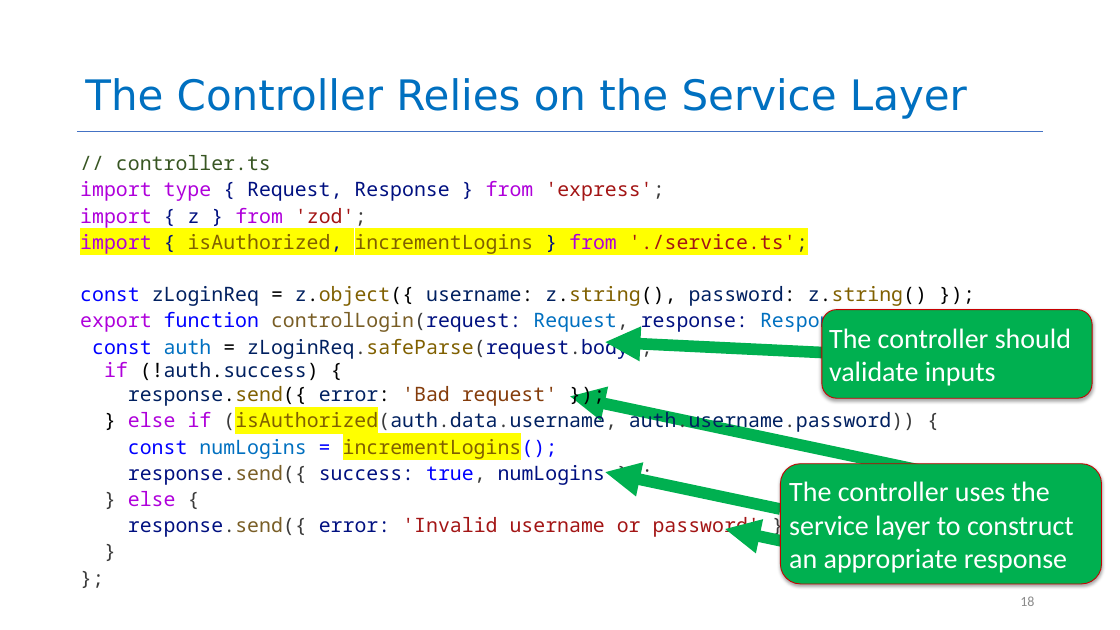
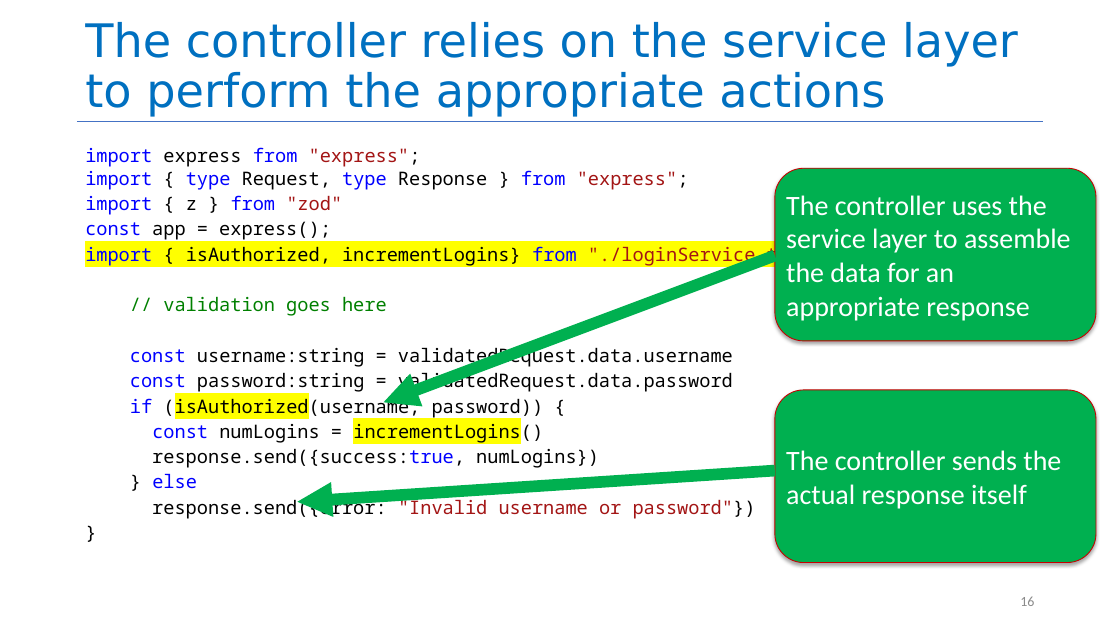
Before and after one commit to neu-se/CS4530-Fall-2026, a slide deck: slide 16 of Slides/Module 04 Web Application Architecture.pptx (slide 18 before the commit). Drawn at 1120x630 pixels with LibreOffice and Linux fonts; fonts in the diff are those of the drawing. Boxes give left, top, right and bottom in pixels: in the first picture for what was removed or moved away, otherwise in the second. Text is boxed around its words. In the diff, an @@ line names an element or a change of style, - is before the commit and + after.

```diff
--- a/Slides/Module 04 Web Application Architecture.pptx
+++ b/Slides/Module 04 Web Application Architecture.pptx
@@ title at (x1=85, y1=22, x2=1018, y2=117): text changed; size 36 to 39.6 pt @@
-The Controller Relies on the Service Layer
+The controller relies on the service layer to perform the appropriate actions
@@ line moved from (77, 131) - (1044, 131) to (77, 122) - (1044, 122) @@
@@ text at (x1=85, y1=147, x2=800, y2=519): paragraph removed @@
-};
@@ text "import express from "express";" at (x1=85, y1=147, x2=800, y2=519): size 17 to 16 pt, text colour #3B3B3B to #000000 in "}"; line spacing 1.1 to 1.13 @@
@@ text at (x1=85, y1=147, x2=800, y2=519): text changed; size 17 to 16 pt; text colour #002060 to #000000 @@
-// controller.ts
-import type { Request, Response } from 'express';
-import { z } from 'zod';
-import { isAuthorized, incrementLogins } from './service.ts';
-const zLoginReq = z.object({ username: z.string(), password: z.string() });
-export function controlLogin(request: Request, response: Response) {
-const auth = zLoginReq.safeParse(request.body);
-if (!auth.success) {
-response.send({ error: 'Bad request' });
-} else if (isAuthorized(auth.data.username, auth.username.password)) {
-const numLogins = incrementLogins();
-response.send({ success: true, numLogins });
-} else {
-response.send({ error: 'Invalid username or password' });
+import express from "express";
+import { type Request, type Response } from "express";
+import { z } from "zod"
+const app = express();
+import { isAuthorized, incrementLogins} from "./loginService.ts“
+// validation goes here
+const username:string = validatedRequest.data.username
+const password:string = validatedRequest.data.password
+if (isAuthorized(username, password)) {
+const numLogins = incrementLogins()
+response.send({success:true, numLogins})
+} else
+response.send({error: "Invalid username or password"})
@@ rounded rectangle "The controller uses the service ..." resized from (x1=781, y1=464, x2=1102, y2=584) to (x1=775, y1=168, x2=1096, y2=341) @@
@@ text in rounded rectangle at (x1=786, y1=195, x2=1071, y2=321): text changed @@
-The controller uses the service layer to construct an appropriate response
+The controller uses the service layer to assemble the data for an appropriate response
@@ arrow moved from (853, 354) - (606, 342) to (775, 255) - (384, 402) @@
@@ rounded rectangle removed at (x1=822, y1=310, x2=1092, y2=399) @@
-The controller should validate inputs
@@ arrow removed from (941, 475) to (571, 397) @@
@@ rounded rectangle added at (x1=775, y1=390, x2=1096, y2=563), fill #00B050, outline #C70000 0.75 pt, 24 pt, text #FFFFFF @@
+The controller sends the actual response itself
@@ arrow moved from (781, 509) - (606, 472) to (775, 471) - (297, 502) @@
@@ arrow removed from (901, 566) to (725, 529) @@
```
Also in this commit, not shown: 13 other slides changed, 3 slides added, 23 slides removed, 1 other file.
